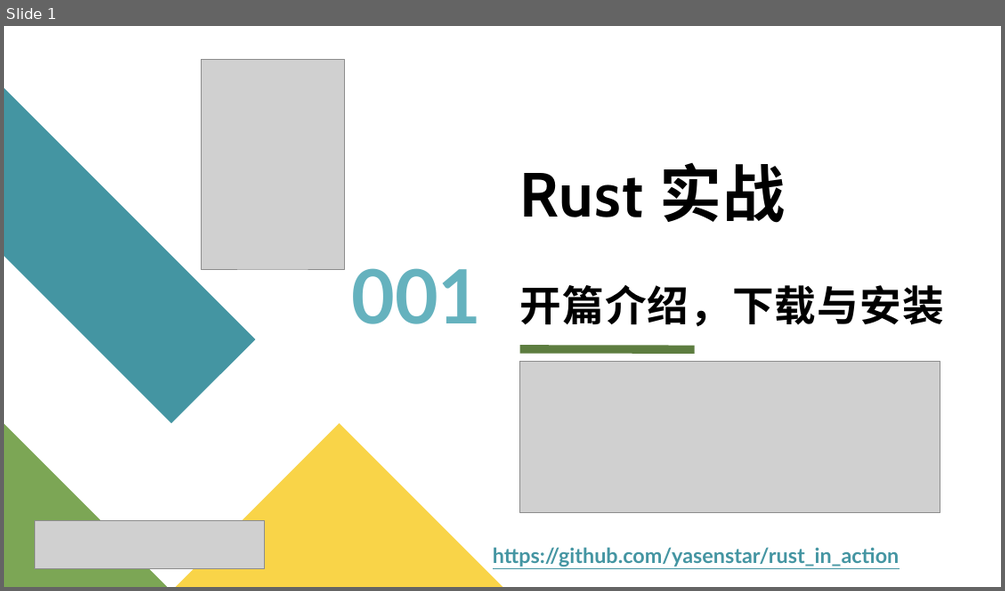
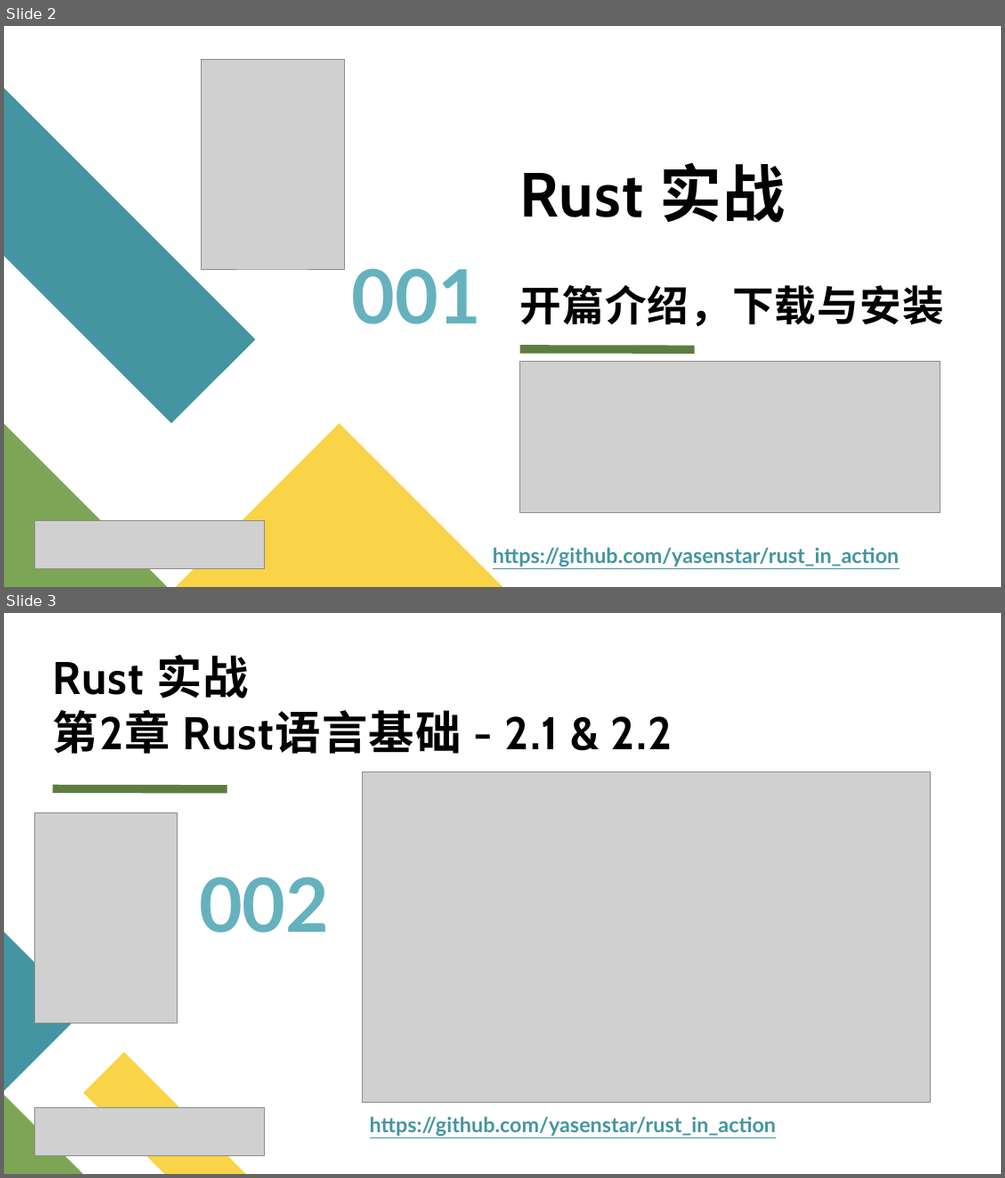
Before and after one commit to yasenstar/rust_in_action, a slide deck: rust_in_action_pages.pptx. Shown one above the other, each under a label of ours: slide 1 before the commit, slides 2 and 3 after it. The pictures are 1005x591 and 1005x1178 pixels, drawn with LibreOffice and Linux fonts; fonts in the diff are those of the drawing; grey boxes stand for pictures. Boxes give left, top, right and bottom in pixels: in the first picture for what was removed or moved away, otherwise in the second. Text is boxed around its words. In the diff, an @@ line names an element or a change of style, - is before the commit and + after.

```diff
--- a/rust_in_action_pages.pptx
+++ b/rust_in_action_pages.pptx
@@ slide 3 added at (x1=4, y1=613, x2=1001, y2=1174), background #FFFFFF @@
@@ title added at (x1=53, y1=655, x2=672, y2=754), 44 pt, text #000000, bold @@
+Rust 实战
+第2章 Rust语言基础 - 2.1 & 2.2
@@ picture added at (x1=362, y1=772, x2=930, y2=1102) @@
@@ line added from (53, 788) to (226, 788), #5D7D40 8 pt @@
@@ picture added at (x1=34, y1=813, x2=178, y2=1022) @@
@@ text added at (x1=199, y1=876, x2=329, y2=933), 72 pt, text #65B2BE, bold @@
+002
@@ freeform shape added at (x1=4, y1=933, x2=83, y2=1091), fill #4495A2 @@
@@ freeform shape added at (x1=83, y1=1052, x2=245, y2=1174), fill #F9D448 @@
@@ freeform shape added at (x1=4, y1=1094, x2=83, y2=1174), fill #7CA655 @@
@@ picture added at (x1=34, y1=1108, x2=264, y2=1156) @@
@@ text added at (x1=370, y1=1116, x2=776, y2=1135), 20 pt, text #4495A2, bold, underline @@
+https://github.com/yasenstar/rust_in_action
@@ what was slide 1 is now slide 2 @@
```
Also in this commit, not shown: 1 other slide added.
